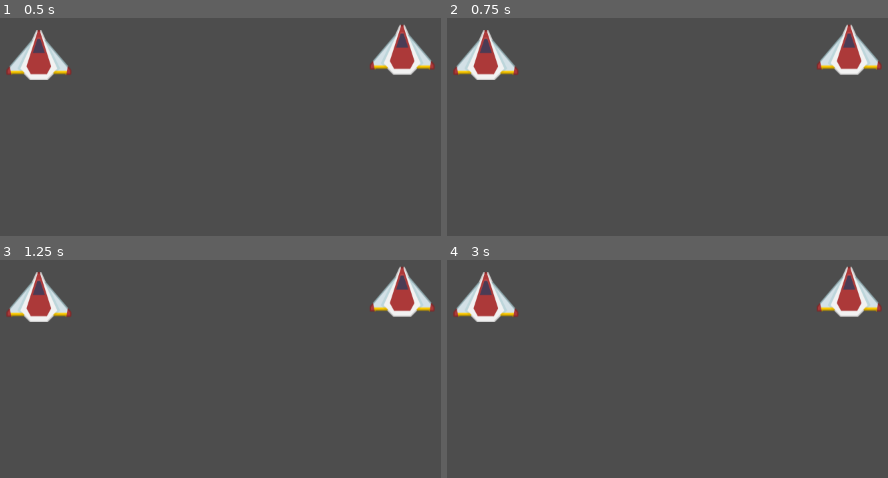
Above: before the commit, frames 1-4 (two rows, left to right).
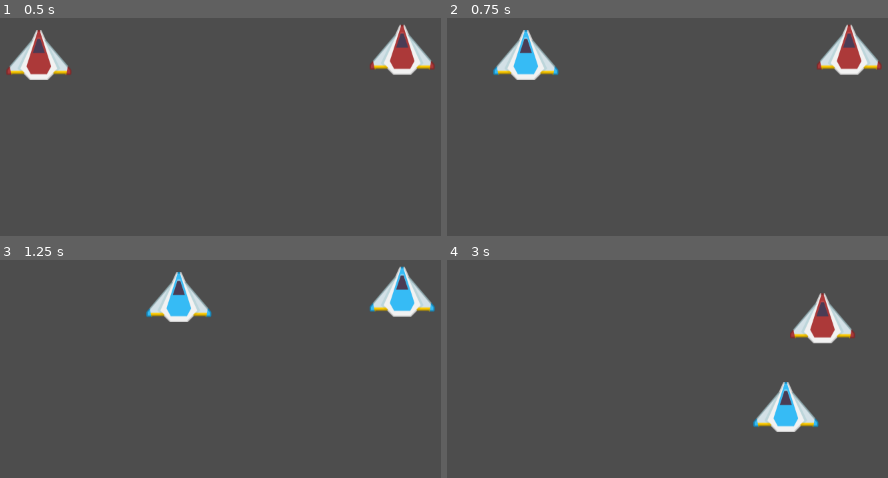
Above: after the commit, the same moments.

Repository: ajpsyk/shot-call
Game: Godot game, scene res://scenes/game.tscn
The game is run twice, just before and just after one commit, with the same random seed, the same clock (stepped at 60 frames per second) and the same inputs.
Inputs:
- Up to frame 1 (0.5 s): no input
- Up to frame 2 (0.75 s): tap Enter at 0.5 s; hold D (p1_right, bound only after the commit) from 0.53 s (still down); hold T (p1_action, bound only after the commit) from 0.53 s (still down)
- Up to frame 3 (1.25 s): keep holding D (p1_right, bound only after the commit); keep holding T (p1_action, bound only after the commit); tap , (p2_action, bound only after the commit) at 0.8 s
- Up to frame 4 (3 s): release D (p1_right, bound only after the commit) at 1.28 s; release T (p1_action, bound only after the commit) at 1.28 s; hold S (p1_down, bound only after the commit) 1.28-2.03 s; tap , (p2_action, bound only after the commit) at 1.35 s; tap Down (p2_down, bound only after the commit) at 1.55, 2.1 s; hold D (p1_right, bound only after the commit) 2.03-2.78 s; tap Left (p2_left, bound only after the commit) at 2.3, 2.85 s; hold W (p1_up, bound only after the commit) from 2.78 s (still down)

Frame 1 is identical in both runs. In frame 2, 3.0% of the frame differs, in the area x 1-26%, y 5-29%; in frame 3, 4.1%; in frame 4, 6.7%, in the area x 1-99%, y 2-79%.

Commit message:
merged input map into project file

Diff:
--- a/project.godot
+++ b/project.godot
@@ -19,6 +19,69 @@
 window/size/viewport_width=1200
 window/size/viewport_height=600
 
+[input]
+
+p1_up={
+"deadzone": 0.2,
+"events": [Object(InputEventKey,"resource_local_to_scene":false,"resource_name":"","device":-1,"window_id":0,"alt_pressed":false,"shift_pressed":false,"ctrl_pressed":false,"meta_pressed":false,"pressed":false,"keycode":0,"physical_keycode":87,"key_label":0,"unicode":119,"location":0,"echo":false,"script":null)
+]
+}
+p1_right={
+"deadzone": 0.2,
+"events": [Object(InputEventKey,"resource_local_to_scene":false,"resource_name":"","device":-1,"window_id":0,"alt_pressed":false,"shift_pressed":false,"ctrl_pressed":false,"meta_pressed":false,"pressed":false,"keycode":0,"physical_keycode":68,"key_label":0,"unicode":100,"location":0,"echo":false,"script":null)
+]
+}
+p1_down={
+"deadzone": 0.2,
+"events": [Object(InputEventKey,"resource_local_to_scene":false,"resource_name":"","device":-1,"window_id":0,"alt_pressed":false,"shift_pressed":false,"ctrl_pressed":false,"meta_pressed":false,"pressed":false,"keycode":0,"physical_keycode":83,"key_label":0,"unicode":115,"location":0,"echo":false,"script":null)
+]
+}
+p1_left={
+"deadzone": 0.2,
+"events": [Object(InputEventKey,"resource_local_to_scene":false,"resource_name":"","device":-1,"window_id":0,"alt_pressed":false,"shift_pressed":false,"ctrl_pressed":false,"meta_pressed":false,"pressed":false,"keycode":0,"physical_keycode":65,"key_label":0,"unicode":97,"location":0,"echo":false,"script":null)
+]
+}
+p1_fire={
+"deadzone": 0.2,
+"events": [Object(InputEventKey,"resource_local_to_scene":false,"resource_name":"","device":-1,"window_id":0,"alt_pressed":false,"shift_pressed":false,"ctrl_pressed":false,"meta_pressed":false,"pressed":false,"keycode":0,"physical_keycode":82,"key_label":0,"unicode":114,"location":0,"echo":false,"script":null)
+]
+}
+p1_action={
+"deadzone": 0.2,
+"events": [Object(InputEventKey,"resource_local_to_scene":false,"resource_name":"","device":-1,"window_id":0,"alt_pressed":false,"shift_pressed":false,"ctrl_pressed":false,"meta_pressed":false,"pressed":false,"keycode":0,"physical_keycode":84,"key_label":0,"unicode":116,"location":0,"echo":false,"script":null)
+]
+}
+p2_up={
+"deadzone": 0.2,
+"events": [Object(InputEventKey,"resource_local_to_scene":false,"resource_name":"","device":-1,"window_id":0,"alt_pressed":false,"shift_pressed":false,"ctrl_pressed":false,"meta_pressed":false,"pressed":false,"keycode":0,"physical_keycode":4194320,"key_label":0,"unicode":0,"location":0,"echo":false,"script":null)
+]
+}
+p2_right={
+"deadzone": 0.2,
+"events": [Object(InputEventKey,"resource_local_to_scene":false,"resource_name":"","device":-1,"window_id":0,"alt_pressed":false,"shift_pressed":false,"ctrl_pressed":false,"meta_pressed":false,"pressed":false,"keycode":0,"physical_keycode":4194321,"key_label":0,"unicode":0,"location":0,"echo":false,"script":null)
+]
+}
+p2_down={
+"deadzone": 0.2,
+"events": [Object(InputEventKey,"resource_local_to_scene":false,"resource_name":"","device":-1,"window_id":0,"alt_pressed":false,"shift_pressed":false,"ctrl_pressed":false,"meta_pressed":false,"pressed":false,"keycode":0,"physical_keycode":4194322,"key_label":0,"unicode":0,"location":0,"echo":false,"script":null)
+]
+}
+p2_left={
+"deadzone": 0.2,
+"events": [Object(InputEventKey,"resource_local_to_scene":false,"resource_name":"","device":-1,"window_id":0,"alt_pressed":false,"shift_pressed":false,"ctrl_pressed":false,"meta_pressed":false,"pressed":false,"keycode":0,"physical_keycode":4194319,"key_label":0,"unicode":0,"location":0,"echo":false,"script":null)
+]
+}
+p2_fire={
+"deadzone": 0.2,
+"events": [Object(InputEventKey,"resource_local_to_scene":false,"resource_name":"","device":-1,"window_id":0,"alt_pressed":false,"shift_pressed":false,"ctrl_pressed":false,"meta_pressed":false,"pressed":false,"keycode":0,"physical_keycode":46,"key_label":0,"unicode":46,"location":0,"echo":false,"script":null)
+]
+}
+p2_action={
+"deadzone": 0.2,
+"events": [Object(InputEventKey,"resource_local_to_scene":false,"resource_name":"","device":-1,"window_id":0,"alt_pressed":false,"shift_pressed":false,"ctrl_pressed":false,"meta_pressed":false,"pressed":false,"keycode":0,"physical_keycode":44,"key_label":0,"unicode":44,"location":0,"echo":false,"script":null)
+]
+}
+
 [physics]
 
 3d/physics_engine="Jolt Physics"
